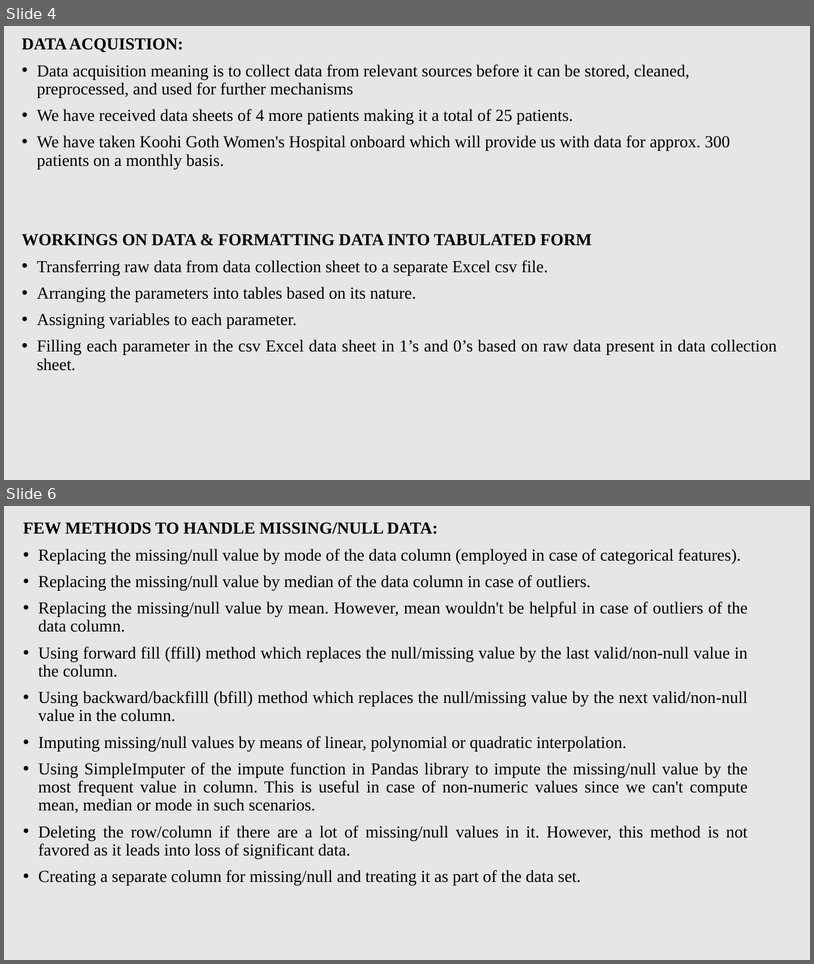
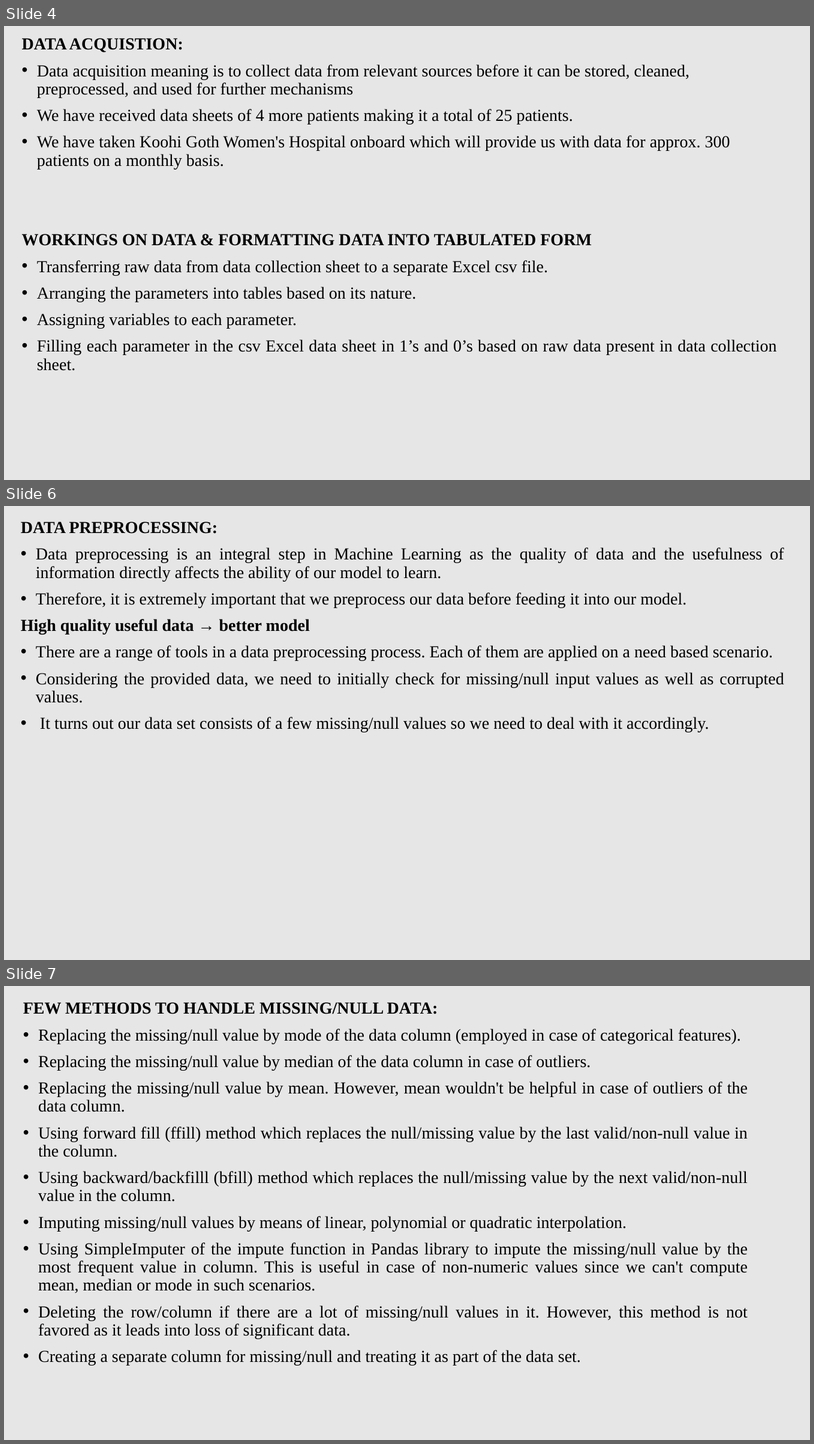
Before and after one commit to osamayusufhassan/In-progress-Fetal_pulse_oximetry_to_reduce_csection, a slide deck: Data Driven Approach (Updated for meeting).pptx. Shown one above the other, each under a label of ours: slides 4 and 6 before the commit, slides 4, 6 and 7 after it; the slides between them are not shown. The pictures are 814x964 and 814x1444 pixels, drawn with LibreOffice and Linux fonts; fonts in the diff are those of the drawing. Boxes give left, top, right and bottom in pixels: in the first picture for what was removed or moved away, otherwise in the second. Text is boxed around its words. In the diff, an @@ line names an element or a change of style, - is before the commit and + after.

Commit message:
data driven approach for meeting

```diff
--- a/Data Driven Approach (Updated for meeting).pptx
+++ b/Data Driven Approach (Updated for meeting).pptx
@@ slide 6 added at [4,506,810,960], background #E7E6E6 @@
@@ text added at [21,522,784,732], 20 pt, text #000000 @@
+DATA PREPROCESSING:
+• Data preprocessing is an integral step in Machine Learning as the quality of data and the usefulness of information directly affects the ability of our model to learn.
+• Therefore, it is extremely important that we preprocess our data before feeding it into our model.
+High quality useful data → better model
+• There are a range of tools in a data preprocessing process. Each of them are applied on a need based scenario.
+• Considering the provided data, we need to initially check for missing/null input values as well as corrupted values.
+• It turns out our data set consists of a few missing/null values so we need to deal with it accordingly.
@@ what was slide 6 is now slide 7 @@
```
Also in this commit, not shown: 2 slides changed, 1 slide removed.
